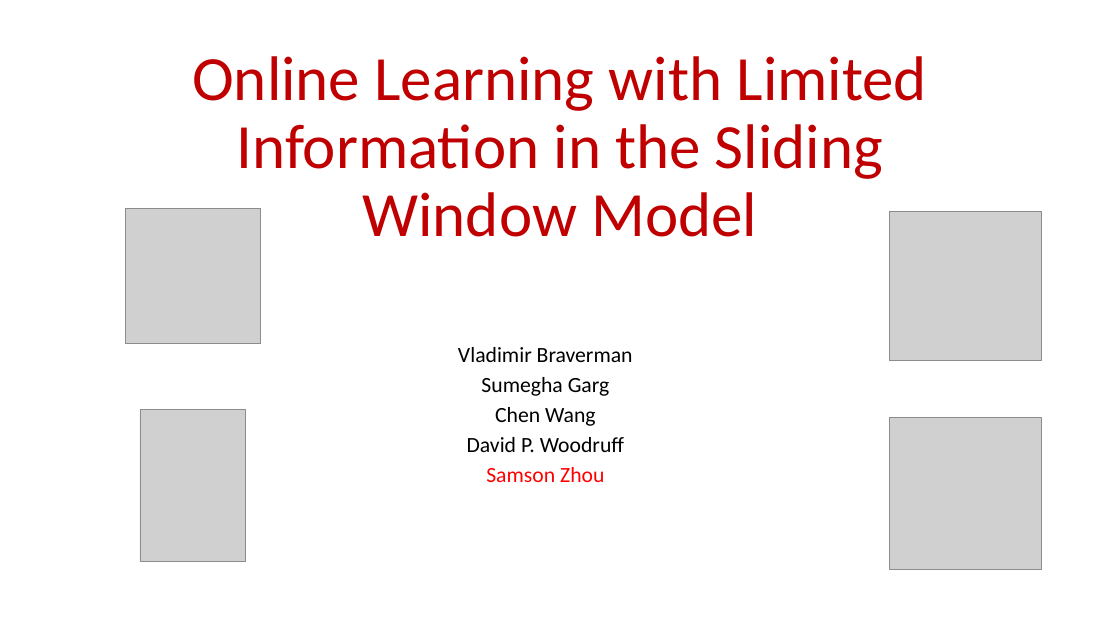
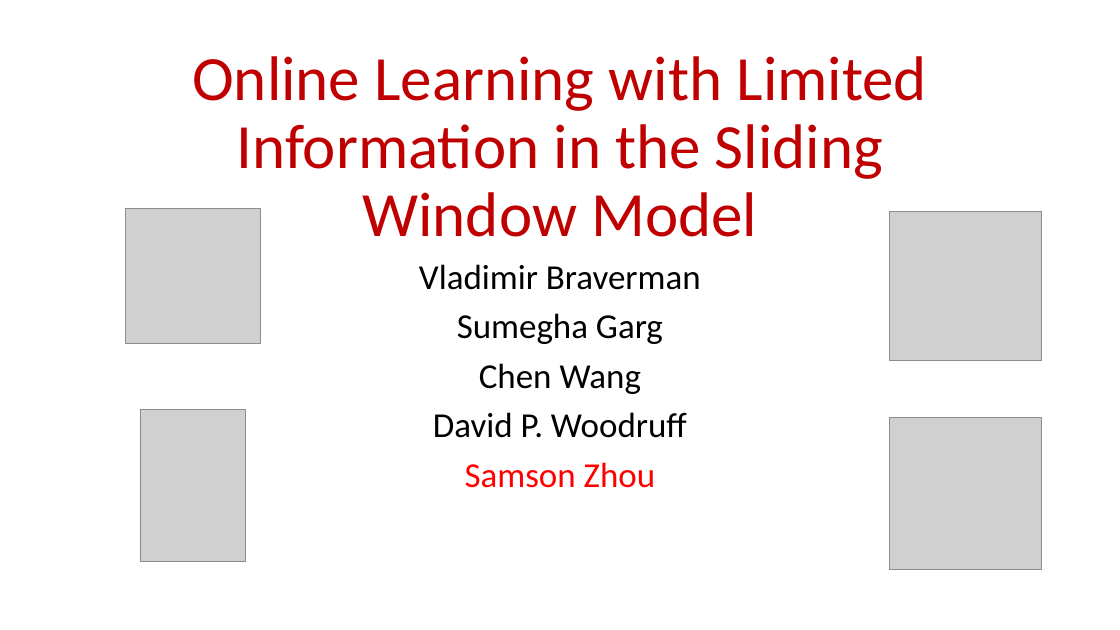
Before and after one commit to samsonzhou/samsonzhou.github.io, a slide deck: slide 1 of other-talks/SODA 2026.pptx. Drawn at 1120x630 pixels with LibreOffice and Linux fonts; fonts in the diff are those of the drawing; grey boxes stand for pictures. Boxes give left, top, right and bottom in pixels: in the first picture for what was removed or moved away, otherwise in the second. Text is boxed around its words. In the diff, an @@ line names an element or a change of style, - is before the commit and + after.

```diff
--- a/other-talks/SODA 2026.pptx
+++ b/other-talks/SODA 2026.pptx
@@ subtitle "Vladimir Braverman": place and size @@
-subtitle "Vladimir Braverman" at [458,347,633,482]
+subtitle "Vladimir Braverman" at [419,264,701,488]
@@ subtitle "Vladimir Braverman" at [419,264,701,488]: size 18.6 to 30 pt; line spacing 0.7 to 0.9 @@
```
Also in this commit, not shown: 10 other slides changed, 1 slide added.
